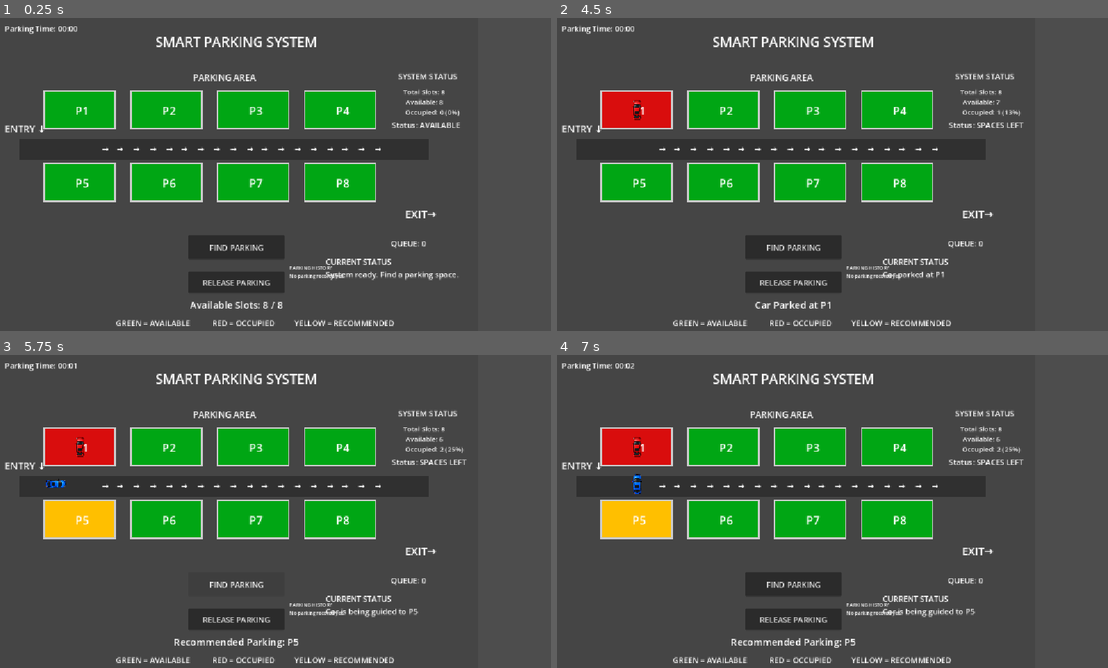
Above: before the commit, frames 1-4 (two rows, left to right).
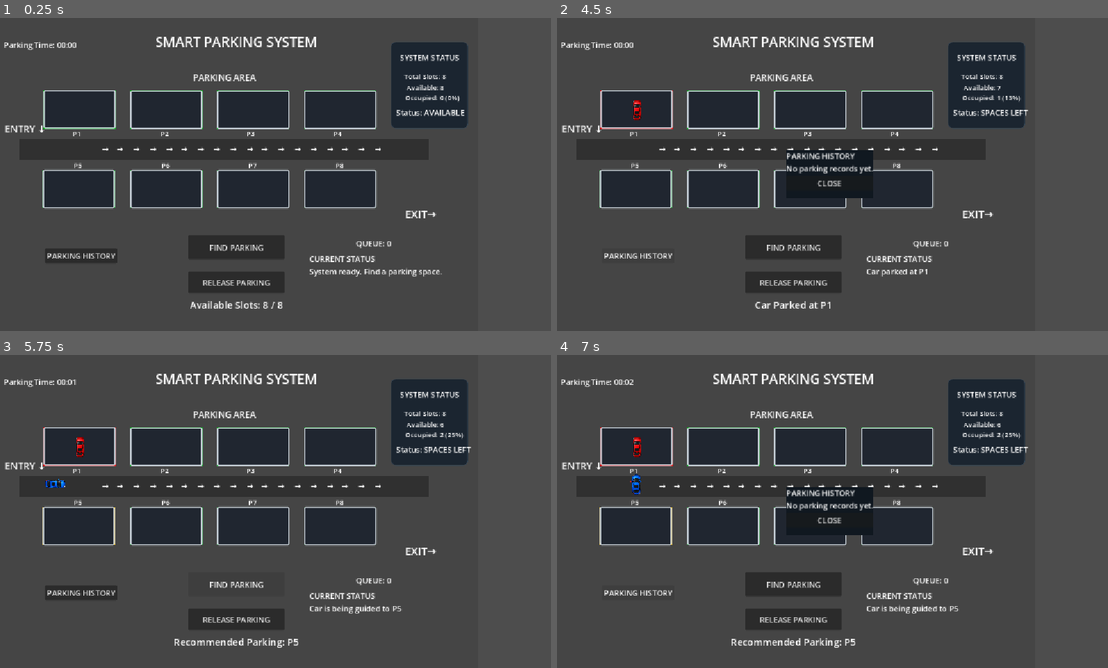
Above: after the commit, the same moments.

Repository: SunidhiGirish/Smart_Parking_System
Game: Godot game, scene res://Main.tscn
Same seed, same stepped clock (60 frames per second), same inputs: the game is played once before the commit and once after it.
Inputs (mouse positions are in pixels of both pictures, inside the frame that each line leads up to):
- Up to frame 1 (0.25 s): no input
- Up to frame 2 (4.5 s): click (639, 255) at 0.5 s, where only the run after the commit has a clickable "PARKING HISTORY"; click "FIND PARKING" at 1.25 s; click "RELEASE PARKING" at 2 s; click "FIND PARKING" at 2.75 s; click "RELEASE PARKING" at 3.5 s; click (639, 255) at 4.25 s, where only the run after the commit has a clickable "PARKING HISTORY"
- Up to frame 3 (5.75 s): click "FIND PARKING" at 5 s
- Up to frame 4 (7 s): click "RELEASE PARKING" at 5.75 s; click (639, 592) at 6.5 s, where only the run after the commit has a clickable "PARKING HISTORY"

The runs differ from the first frame. In frame 1, 20% of the frame differs, in the area x 0-85%, y 2-99%; in frame 2, 20%; in frame 3, 20%; in frame 4, 20%, in the area x 0-86%, y 2-99%.

Commit message:
Initial commit - Smart Parking System

Diff:
--- a/Main.tscn
+++ b/Main.tscn
@@ -4,11 +4,31 @@
 [ext_resource type="PackedScene" uid="uid://vcr3n3g0a31i" path="res://car.tscn" id="2_uu6xs"]
 
 [sub_resource type="StyleBoxFlat" id="StyleBoxFlat_5h11f"]
-bg_color = Color(0.90382373, 0.90382373, 0.90382373, 0)
+bg_color = Color(0.1254902, 0.14901961, 0.1882353, 1)
 border_width_left = 3
 border_width_top = 3
 border_width_right = 3
 border_width_bottom = 3
+border_color = Color(0.76862746, 0.8039216, 0.8352941, 1)
+corner_radius_top_left = 3
+corner_radius_top_right = 3
+corner_radius_bottom_right = 3
+corner_radius_bottom_left = 3
+
+[sub_resource type="StyleBoxFlat" id="StyleBoxFlat_uu6xs"]
+bg_color = Color(0.105882354, 0.14509805, 0.1882353, 1)
+border_width_left = 1
+border_width_top = 1
+border_width_right = 1
+border_width_bottom = 1
+border_color = Color(0.20784314, 0.27058825, 0.3254902, 1)
+corner_radius_top_left = 10
+corner_radius_top_right = 10
+corner_radius_bottom_right = 10
+corner_radius_bottom_left = 10
+
+[sub_resource type="StyleBoxFlat" id="StyleBoxFlat_r0du0"]
+bg_color = Color(0.0627451, 0.09411765, 0.1254902, 1)
 
 [node name="Main" type="Node2D" unique_id=1316920616]
 script = ExtResource("1_glv2v")
@@ -31,22 +51,25 @@
 offset_top = 150.0
 offset_right = 250.0
 offset_bottom = 230.0
-color = Color(0, 0.82665706, 0.3133042, 0.82400006)
+color = Color(0.1254902, 0.14901961, 0.1882353, 1)
 
 [node name="SlotName" type="Label" parent="ParkingSlot1" unique_id=216013611]
-layout_mode = 0
-offset_left = 60.0
-offset_top = 25.0
-offset_right = 100.0
-offset_bottom = 55.0
-theme_override_font_sizes/font_size = 24
+z_index = 5
+layout_mode = 0
+offset_left = 50.0
+offset_top = 79.0
+offset_right = 90.0
+offset_bottom = 109.0
+theme_override_colors/font_color = Color(1, 1, 1, 1)
+theme_override_font_sizes/font_size = 14
 text = "P1"
 horizontal_alignment = 1
 
 [node name="SlotBorder" type="Panel" parent="ParkingSlot1" unique_id=369937440]
 layout_mode = 0
-offset_right = 150.0
-offset_bottom = 80.0
+offset_top = -1.0
+offset_right = 150.0
+offset_bottom = 79.0
 mouse_filter = 2
 theme_override_styles/panel = SubResource("StyleBoxFlat_5h11f")
 
@@ -59,11 +82,11 @@
 
 [node name="SlotName" type="Label" parent="ParkingSlot2" unique_id=207533561]
 layout_mode = 0
-offset_left = 60.0
-offset_top = 25.0
-offset_right = 100.0
-offset_bottom = 55.0
-theme_override_font_sizes/font_size = 24
+offset_left = 50.0
+offset_top = 79.0
+offset_right = 93.0
+offset_bottom = 113.0
+theme_override_font_sizes/font_size = 14
 text = "P2"
 horizontal_alignment = 1
 
@@ -83,11 +106,11 @@
 
 [node name="SlotName" type="Label" parent="ParkingSlot3" unique_id=557728493]
 layout_mode = 0
-offset_left = 60.0
-offset_top = 25.0
-offset_right = 100.0
-offset_bottom = 55.0
-theme_override_font_sizes/font_size = 24
+offset_left = 50.0
+offset_top = 79.0
+offset_right = 90.0
+offset_bottom = 113.0
+theme_override_font_sizes/font_size = 14
 text = "P3"
 horizontal_alignment = 1
 
@@ -107,11 +130,11 @@
 
 [node name="SlotName" type="Label" parent="ParkingSlot4" unique_id=122312676]
 layout_mode = 0
-offset_left = 60.0
-offset_top = 25.0
-offset_right = 100.0
-offset_bottom = 55.0
-theme_override_font_sizes/font_size = 24
+offset_left = 50.0
+offset_top = 79.0
+offset_right = 90.0
+offset_bottom = 113.0
+theme_override_font_sizes/font_size = 14
 text = "P4"
 horizontal_alignment = 1
 
@@ -123,19 +146,19 @@
 theme_override_styles/panel = SubResource("StyleBoxFlat_5h11f")
 
 [node name="ParkingSlot5" type="ColorRect" parent="." unique_id=1889369369]
-offset_left = 100.0
-offset_top = 300.0
-offset_right = 250.0
-offset_bottom = 380.0
+offset_left = 98.0
+offset_top = 314.0
+offset_right = 248.0
+offset_bottom = 394.0
 color = Color(0, 0.827451, 0.3137255, 0.8235294)
 
 [node name="SlotName" type="Label" parent="ParkingSlot5" unique_id=238962458]
 layout_mode = 0
-offset_left = 60.0
-offset_top = 25.0
-offset_right = 100.0
-offset_bottom = 55.0
-theme_override_font_sizes/font_size = 24
+offset_left = 54.0
+offset_top = -19.0
+offset_right = 94.0
+offset_bottom = 11.0
+theme_override_font_sizes/font_size = 14
 text = "P5"
 horizontal_alignment = 1
 
@@ -148,18 +171,18 @@
 
 [node name="ParkingSlot6" type="ColorRect" parent="." unique_id=329958469]
 offset_left = 280.0
-offset_top = 300.0
+offset_top = 314.0
 offset_right = 430.0
-offset_bottom = 380.0
+offset_bottom = 394.0
 color = Color(0, 0.827451, 0.3137255, 0.8235294)
 
 [node name="SlotName" type="Label" parent="ParkingSlot6" unique_id=256926178]
 layout_mode = 0
-offset_left = 60.0
-offset_top = 25.0
-offset_right = 100.0
-offset_bottom = 55.0
-theme_override_font_sizes/font_size = 24
+offset_left = 54.0
+offset_top = -19.0
+offset_right = 94.0
+offset_bottom = 15.0
+theme_override_font_sizes/font_size = 14
 text = "P6"
 horizontal_alignment = 1
 
@@ -172,18 +195,18 @@
 
 [node name="ParkingSlot7" type="ColorRect" parent="." unique_id=346742151]
 offset_left = 460.0
-offset_top = 300.0
+offset_top = 314.0
 offset_right = 610.0
-offset_bottom = 380.0
+offset_bottom = 394.0
 color = Color(0, 0.827451, 0.3137255, 0.8235294)
 
 [node name="SlotName" type="Label" parent="ParkingSlot7" unique_id=1473515853]
 layout_mode = 0
-offset_left = 60.0
-offset_top = 25.0
-offset_right = 100.0
-offset_bottom = 55.0
-theme_override_font_sizes/font_size = 24
+offset_left = 54.0
+offset_top = -19.0
+offset_right = 94.0
+offset_bottom = 15.0
+theme_override_font_sizes/font_size = 14
 text = "P7"
 horizontal_alignment = 1
 
@@ -196,18 +219,18 @@
 
 [node name="ParkingSlot8" type="ColorRect" parent="." unique_id=19251288]
 offset_left = 640.0
-offset_top = 300.0
+offset_top = 314.0
 offset_right = 790.0
-offset_bottom = 380.0
+offset_bottom = 394.0
 color = Color(0, 0.827451, 0.3137255, 0.8235294)
 
 [node name="SlotName" type="Label" parent="ParkingSlot8" unique_id=2037204203]
 layout_mode = 0
-offset_left = 60.0
-offset_top = 25.0
-offset_right = 100.0
-offset_bottom = 55.0
-theme_override_font_sizes/font_size = 24
+offset_left = 54.0
+offset_top = -19.0
+offset_right = 94.0
+offset_bottom = 11.0
+theme_override_font_sizes/font_size = 14
 text = "P8"
 horizontal_alignment = 1
 
@@ -259,30 +282,6 @@
 offset_bottom = 500.0
 text = "FIND PARKING"
 
-[node name="AvailableLegend" type="Label" parent="." unique_id=1665449329]
-offset_left = 250.0
-offset_top = 620.0
-offset_right = 430.0
-offset_bottom = 650.0
-theme_override_font_sizes/font_size = 16
-text = "GREEN = AVAILABLE"
-
-[node name="OccupiedLegend" type="Label" parent="." unique_id=2092854829]
-offset_left = 450.0
-offset_top = 620.0
-offset_right = 630.0
-offset_bottom = 650.0
-theme_override_font_sizes/font_size = 16
-text = "RED = OCCUPIED"
-
-[node name="RecommendedLegend" type="Label" parent="." unique_id=433531378]
-offset_left = 620.0
-offset_top = 620.0
-offset_right = 827.0
-offset_bottom = 650.0
-theme_override_font_sizes/font_size = 16
-text = "YELLOW = RECOMMENDED"
-
 [node name="GuidancePath" type="Line2D" parent="." unique_id=1183819398]
 visible = false
 width = 6.0
@@ -323,79 +322,82 @@
 horizontal_alignment = 1
 
 [node name="SystemStatusPanel" type="Label" parent="." unique_id=1905408837]
+z_index = 10
 offset_left = 820.0
-offset_top = 120.0
+offset_top = 49.0
 offset_right = 980.0
-offset_bottom = 300.0
+offset_bottom = 229.0
+theme_override_styles/normal = SubResource("StyleBoxFlat_uu6xs")
 
 [node name="PanelTitle" type="Label" parent="SystemStatusPanel" unique_id=1937354349]
 layout_mode = 0
-offset_left = 7.0
-offset_top = -11.0
-offset_right = 147.0
-offset_bottom = 19.0
+offset_left = 11.0
+offset_top = 21.0
+offset_right = 151.0
+offset_bottom = 51.0
 theme_override_font_sizes/font_size = 16
 text = "SYSTEM STATUS"
 horizontal_alignment = 1
 
 [node name="PanelInfo" type="Label" parent="SystemStatusPanel" unique_id=816554560]
 layout_mode = 0
-offset_left = 26.0
-offset_top = 23.0
-offset_right = 166.0
-offset_bottom = 53.0
+offset_left = 28.0
+offset_top = 62.0
+offset_right = 168.0
+offset_bottom = 92.0
 theme_override_font_sizes/font_size = 14
 text = "Total Slots: 8"
 
 [node name="AvailabilityInfo" type="Label" parent="SystemStatusPanel" unique_id=729082008]
 layout_mode = 0
-offset_left = 31.0
+offset_left = 33.0
+offset_top = 85.0
+offset_right = 173.0
+offset_bottom = 115.0
+theme_override_font_sizes/font_size = 14
+text = "Available: 8"
+
+[node name="OccupiedInfo" type="Label" parent="SystemStatusPanel" unique_id=805856990]
+layout_mode = 0
+offset_left = 30.0
+offset_top = 106.0
+offset_right = 180.0
+offset_bottom = 131.0
+theme_override_font_sizes/font_size = 14
+text = "Occupied: 0"
+
+[node name="ParkingStatusInfo" type="Label" parent="SystemStatusPanel" unique_id=1245098131]
+layout_mode = 0
+offset_left = 11.0
+offset_top = 135.0
+offset_right = 171.0
+offset_bottom = 164.0
+text = "Status: AVAILABLE"
+
+[node name="ParkingTimerLabel" type="Label" parent="." unique_id=1294766565]
+offset_left = 18.0
 offset_top = 44.0
-offset_right = 171.0
+offset_right = 238.0
 offset_bottom = 74.0
-theme_override_font_sizes/font_size = 14
-text = "Available: 8"
-
-[node name="OccupiedInfo" type="Label" parent="SystemStatusPanel" unique_id=805856990]
-layout_mode = 0
-offset_left = 30.0
-offset_top = 65.0
-offset_right = 180.0
-offset_bottom = 90.0
-theme_override_font_sizes/font_size = 14
-text = "Occupied: 0"
-
-[node name="ParkingStatusInfo" type="Label" parent="SystemStatusPanel" unique_id=1245098131]
-layout_mode = 0
-offset_left = 2.0
-offset_top = 90.0
-offset_right = 162.0
-offset_bottom = 115.0
-text = "Status: AVAILABLE"
-
-[node name="ParkingTimerLabel" type="Label" parent="." unique_id=1294766565]
-offset_left = 20.0
-offset_top = 10.0
-offset_right = 240.0
-offset_bottom = 40.0
 text = "Parking Time: 00:00"
 
 [node name="CurrentStatusLabel" type="Label" parent="." unique_id=665985440]
-offset_left = 685.0
-offset_top = 493.0
-offset_right = 994.0
-offset_bottom = 543.0
+offset_left = 651.0
+offset_top = 487.0
+offset_right = 960.0
+offset_bottom = 537.0
 text = "CURRENT STATUS: Ready to find parking"
 
 [node name="QueueLabel" type="Label" parent="." unique_id=1266285163]
-offset_left = 820.0
+offset_left = 748.0
 offset_top = 455.0
-offset_right = 970.0
+offset_right = 898.0
 offset_bottom = 490.0
 offset_transform_enabled = true
 text = "QUEUE: 0"
 
 [node name="ParkingHistoryLabel" type="Label" parent="." unique_id=428275044]
+visible = false
 offset_left = 610.0
 offset_top = 510.0
 offset_right = 950.0
@@ -405,4 +407,25 @@
 
 [node name="Car" parent="." unique_id=1665558261 instance=ExtResource("2_uu6xs")]
 
+[node name="ParkingHistoryButton" type="Button" parent="." unique_id=1978509192]
+offset_left = 103.0
+offset_top = 477.0
+offset_right = 253.0
+offset_bottom = 508.0
+text = "PARKING HISTORY"
+
+[node name="HistoryPopup" type="PopupPanel" parent="." unique_id=496159604]
+theme_override_styles/panel = SubResource("StyleBoxFlat_r0du0")
+
+[node name="VBoxContainer" type="VBoxContainer" parent="HistoryPopup" unique_id=2087930778]
+offset_right = 100.0
+offset_bottom = 100.0
+
+[node name="HistoryPopupText" type="Label" parent="HistoryPopup/VBoxContainer" unique_id=342325753]
+layout_mode = 2
+
+[node name="CloseHistoryButton" type="Button" parent="HistoryPopup/VBoxContainer" unique_id=1282721649]
+layout_mode = 2
+text = "CLOSE"
+
 [connection signal="timeout" from="ParkingTimer" to="." method="_on_parking_timer_timeout"]
--- a/main.gd
+++ b/main.gd
@@ -61,6 +61,13 @@
 	$FindParkingButton.pressed.connect(_on_find_parking_pressed)
 	$ReleaseParkingButton.pressed.connect(_on_release_parking_pressed)
 
+	$ParkingHistoryLabel.hide()
+	$HistoryPopup.hide()
+
+	$ParkingHistoryButton.pressed.connect(_on_parking_history_button_pressed)
+	$HistoryPopup/VBoxContainer/CloseHistoryButton.pressed.connect(_on_close_history_button_pressed)
+
+
 	load_parking_history()
 	update_status()
 	update_queue_display()
@@ -439,3 +446,11 @@
 
 			$StatusLabel.text = "Selected car: " + display_name
 			set_current_status("Selected " + display_name + " for release.")
+
+func _on_parking_history_button_pressed() -> void:
+	$HistoryPopup/VBoxContainer/HistoryPopupText.text = $ParkingHistoryLabel.text
+	$HistoryPopup.popup_centered()
+
+
+func _on_close_history_button_pressed() -> void:
+	$HistoryPopup.hide()
